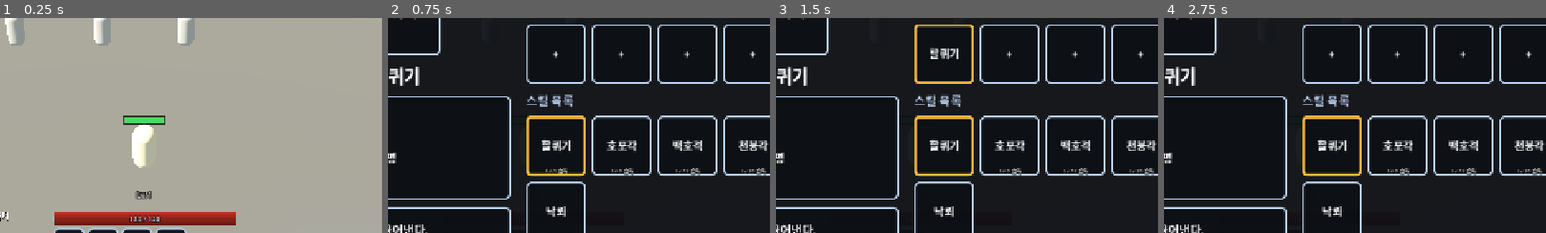
Above: before the commit, frames 1-4 (left to right).
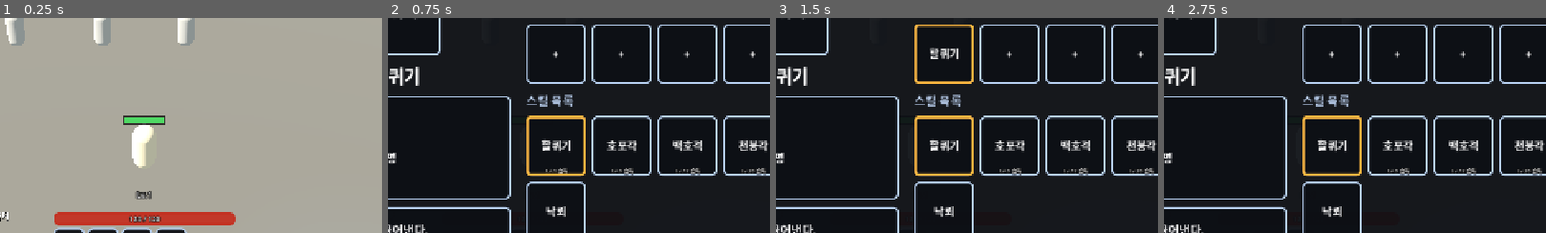
Above: after the commit, the same moments.

Repository: gogoalswo/MMORPG
Game: Godot game, scene res://main.tscn
Two runs of this game, one before a commit and one after it. Both use one fixed random seed, a clock stepped at 60 frames per second and the inputs below.
Inputs (mouse positions are % of the whole screen's width and height, from its top left):
- Up to frame 1 (0.25 s): no input
- Up to frame 2 (0.75 s): click (40, 80) at 0.52 s
- Up to frame 3 (1.5 s): click "장착" at 1.25 s
- Up to frame 4 (2.75 s): click "해제" at 2 s
The pictures show only the part of the screen within x 31-81%, y 25-75%; the shares and areas given below are measured in that part.

The runs differ from the first frame. In frame 1, 2.2% of the frame differs, in the area x 14-62%, y 90-97%; in frame 2, less than 0.1%; in frame 3, less than 0.1%; in frame 4, less than 0.1%.

Commit message:
막대 채움을 직사각 그림으로 두고 홈을 마스크로 쓴다
채움을 홈 모양에 맞춰 그릴 필요가 없다. 홈을 그린 부모에
clip_children = CLIP_CHILDREN_AND_DRAW 를 주면 부모 알파 안에서만 자식이
보인다 — 비스듬한 끝은 홈이 잘라 준다.

- 채움 그림은 build-item-icons.mjs 가 직사각 그라데이션으로 그려 낸다
  (바르코에서 받을 것이 없어졌다)
- 런타임에 픽셀을 만들던 _bar_fill 은 걷어냈다

Co-Authored-By: Claude Opus 5 <noreply@anthropic.com>
Claude-Session: https://claude.ai/code/session_01UWpuf7GaJDnraUdk3e1vXQ

Diff:
--- a/godot/game/game.gd
+++ b/godot/game/game.gd
@@ -42,6 +42,7 @@
 const HP_BAR_H := 22
 ## 막대 테두리 그림에서 테가 차지하는 두께 (9조각 여백). 얇은 선이라 작게 준다
 const BAR_FRAME_MARGIN := 5
+## (채움은 직사각이라 여백이 필요 없다 — 홈이 `clip_children` 으로 잘라 준다)
 ## 막대 테두리 안쪽 여백 — 채움이 테를 덮으면 홈이 아니라 판으로 보인다
 ## 막대 테두리 안쪽 여백. **0 이다** — 조금이라도 주면 채움과 테 사이에 홈 바닥이
 ## 띠로 비쳐 "빈 공간" 으로 보인다 (2026-09-20 지적)
@@ -405,7 +406,8 @@
 	_exp_bar = TextureProgressBar.new()
 	_exp_bar.fill_mode = TextureProgressBar.FILL_LEFT_TO_RIGHT
 	_exp_bar.nine_patch_stretch = true
-	_exp_bar.texture_progress = _bar_fill(EXP_GAUGE_H)
+	var gauge_fill := _icon("ui_bar_fill")
+	_exp_bar.texture_progress = gauge_fill if gauge_fill != null else _white(16)
 	_exp_bar.tint_progress = Color("#e8c14a")
 	# 아직 안 채운 쪽 — 체력 막대 홈 바닥과 같은 톤이라야 한 벌로 보인다
 	_exp_bar.texture_under = _exp_bar.texture_progress
@@ -442,11 +444,16 @@
 	frame.custom_minimum_size = Vector2(0, height)
 	frame.mouse_filter = Control.MOUSE_FILTER_IGNORE
 	frame.add_theme_stylebox_override("panel", _frame_box("ui_bar_frame", BAR_FRAME_MARGIN, BAR_PAD))
+	# **홈이 마스크다** ★★ 부모가 그린 알파 안에서만 자식이 보인다. 채움은 직사각
+	# 한 장이면 되고, 끝이 비스듬히 잘린 모양은 홈이 잘라 준다 (2026-09-20 지적)
+	frame.clip_children = CanvasItem.CLIP_CHILDREN_AND_DRAW
 
 	var bar := TextureProgressBar.new()
 	bar.fill_mode = TextureProgressBar.FILL_LEFT_TO_RIGHT
+	# 채움은 **직사각 한 장**이다 — 통째로 늘여도 될 모양이라 여백을 안 준다
 	bar.nine_patch_stretch = true
-	bar.texture_progress = _bar_fill(height)
+	var fill := _icon("ui_bar_fill")
+	bar.texture_progress = fill if fill != null else _white(16)
 	bar.tint_progress = tint
 	# 빈 쪽 바닥은 **홈 그림 안에 있다** — 조각을 뚫지 않고 어두운 안쪽째로 받는다
 	bar.step = 0.0
@@ -1338,28 +1345,6 @@
 		draw_line(half, tip, Color(0.55, 0.85, 1.0, 0.28), 7.0, true)
 		draw_line(half, tip, Color(0.9, 0.97, 1.0, 0.95), 2.0, true)
 		draw_circle(tip, 4.0, Color(1.0, 1.0, 1.0, 0.9))
-
-
-## 막대 채움 ★★ **코드로 그린다.** 바르코로 받은 광택 캡슐(`ui_bar_fill`)은 끝이
-## 둥근데 홈(`ui_bar_frame`)은 **끝이 비스듬히 잘려** 있다. 모양이 다른 둘을 겹치니
-## 모서리마다 홈 바닥이 비쳐 **"빈 공간"** 으로 보였다 (2026-09-20 지적 — "테두리랑
-## 그걸 채우는 슬라이드 이미지가 달라서 생기는 문제").
-##
-## 채움은 **어떤 높이·길이에도 홈을 꽉 채워야** 하므로 그림으로 맞출 수가 없다.
-## 위가 밝고 아래로 어두워지는 세로 그라데이션 한 줄을 만들어 늘여 쓴다 — 광택은
-## 그대로 살고 모양은 언제나 홈과 같다. 색은 `tint_progress` 가 입힌다
-func _bar_fill(height: int) -> Texture2D:
-	var tall := maxi(height, 4)
-	var image := Image.create(8, tall, false, Image.FORMAT_RGBA8)
-	for y in tall:
-		# 위 1/3 이 밝고 아래로 갈수록 어둡다. 맨 위 한 줄은 하이라이트
-		var t := float(y) / maxf(1.0, float(tall - 1))
-		var v := lerpf(1.0, 0.52, pow(t, 0.8))
-		if y == 0:
-			v = 1.0
-		for x in 8:
-			image.set_pixel(x, y, Color(v, v, v))
-	return ImageTexture.create_from_image(image)
 
 
 ## 쿨타임 어둠에 쓰는 흰 판. 둥근 채우기는 늘이면 안 그려지므로 칸 크기 그대로 만든다
Not shown, changed: docs/features/hud.md
Not shown, changed: docs/features/ui-art-style.md
Not shown, changed: public/assets/icons/ui_bar_fill.png
Not shown, changed: scripts/build-item-icons.mjs
Not shown, changed: scripts/fetch-assets.sh
